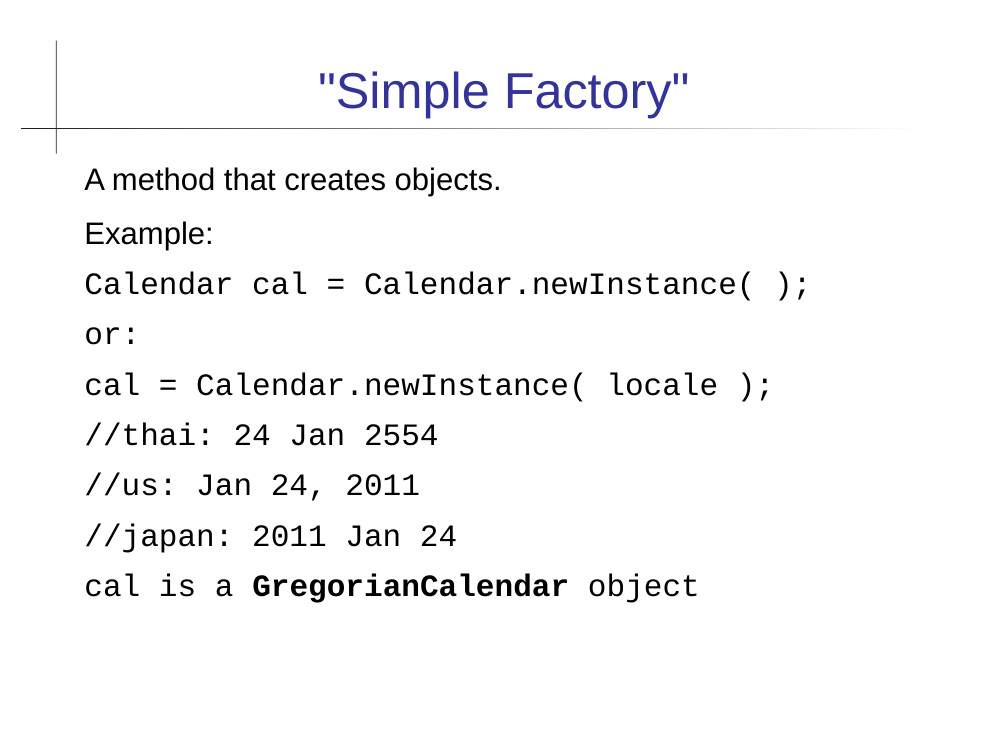
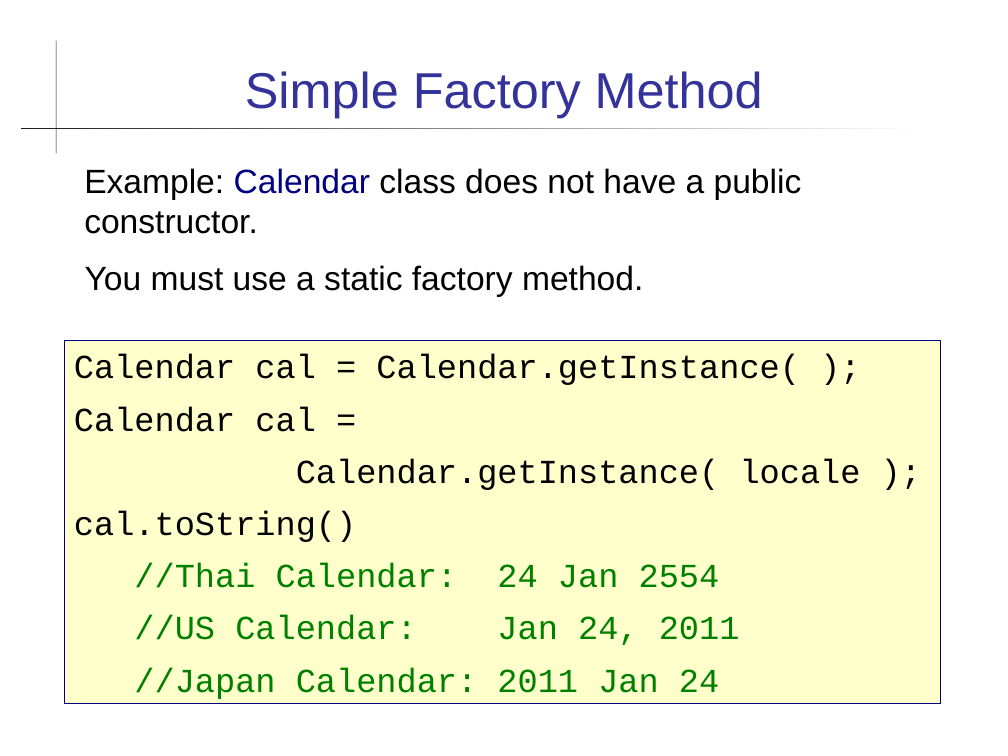
Before and after one commit to skeoop/skeoop.github.io, a slide deck: slide 3 of patterns/Factory Method Pattern.ppt (slide 2 before the commit). Drawn at 1008x756 pixels with LibreOffice and Linux fonts; fonts in the diff are those of the drawing. Boxes give left, top, right and bottom in pixels: in the first picture for what was removed or moved away, otherwise in the second. Text is boxed around its words. In the diff, an @@ line names an element or a change of style, - is before the commit and + after.

Commit message:
minor update to week5 slides and factory method

```diff
--- a/patterns/Factory Method Pattern.ppt
+++ b/patterns/Factory Method Pattern.ppt
@@ title at bbox=[245, 71, 763, 118]: text changed @@
-"Simple Factory"
+Simple Factory Method
@@ text added at bbox=[84, 168, 802, 297], 24 pt, text #000000 @@
+Example: Calendar class does not have a public constructor.
+You must use a static factory method.
@@ rectangle "Calendar cal = Calendar.getInstance( );": place and size @@
-rectangle "Calendar cal = Calendar.getInstance( );" at bbox=[84, 167, 756, 603]
+rectangle "Calendar cal = Calendar.getInstance( );" at bbox=[65, 341, 941, 705]
@@ rectangle "Calendar cal = Calendar.getInstance( );" at bbox=[65, 341, 941, 705]: fill none to #FFFFCC; outline none to #000080 0.74 pt @@
@@ text in rectangle at bbox=[74, 354, 861, 699]: text changed; size 22.2 to 24 pt @@
-A method that creates objects.
-Example:
-Calendar cal = Calendar.newInstance( );
-or:
-cal = Calendar.newInstance( locale );
-//thai: 24 Jan 2554
-//us: Jan 24, 2011
-//japan: 2011 Jan 24
-cal is a GregorianCalendar object
+Calendar cal = Calendar.getInstance( );
+Calendar cal =
+Calendar.getInstance( locale );
+cal.toString()
+//Thai Calendar: 24 Jan 2554
+//US Calendar: Jan 24, 2011
+//Japan Calendar: 2011 Jan 24
```
Also in this commit, not shown: 3 other slides changed, 3 slides added, 1 other file.
